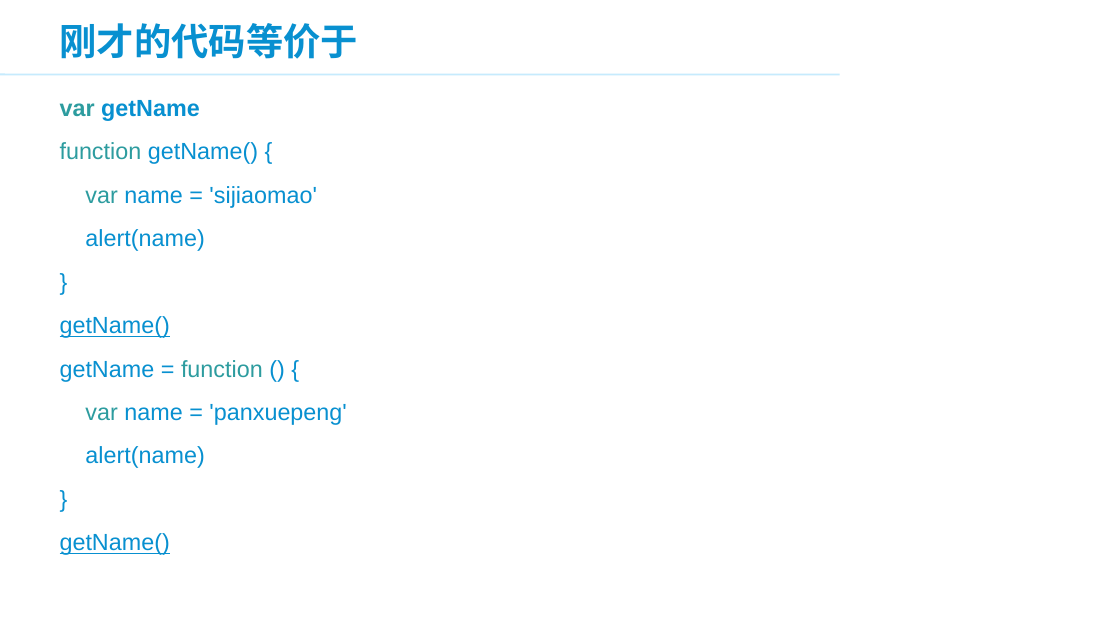
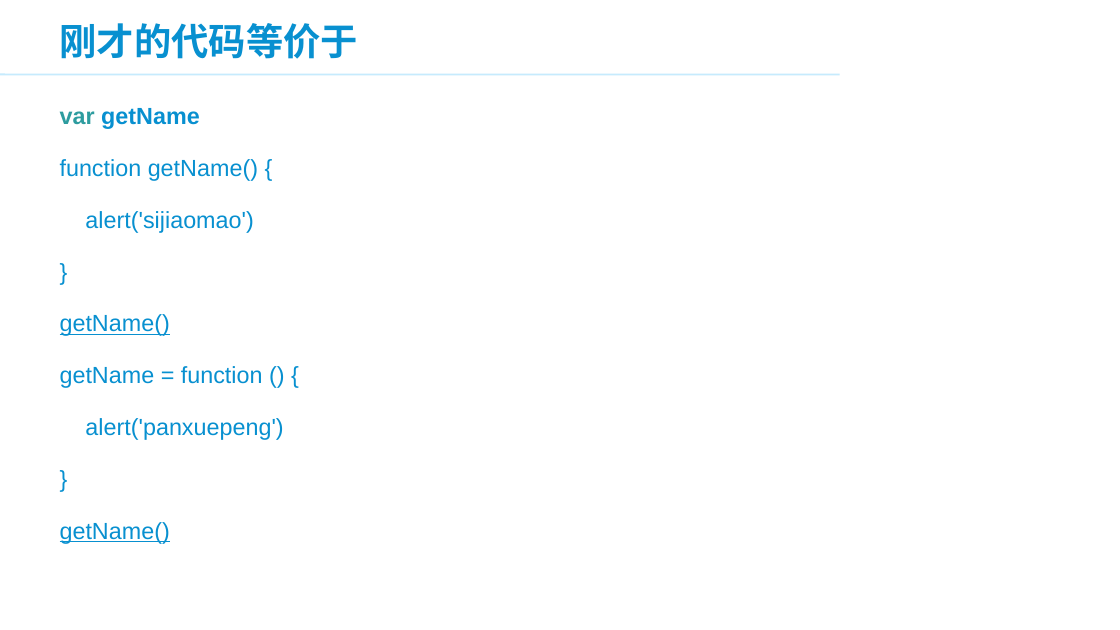
Before and after one commit to panxuepeng/javascript, a slide deck: slide 15 of ppt/3.JavaScript 高级部分.ppt (slide 16 before the commit). Drawn at 1120x630 pixels with LibreOffice and Linux fonts; fonts in the diff are those of the drawing; background and template pictures are left out. Boxes give left, top, right and bottom in pixels: in the first picture for what was removed or moved away, otherwise in the second. Text is boxed around its words. In the diff, an @@ line names an element or a change of style, - is before the commit and + after.

```diff
--- a/ppt/3.JavaScript 高级部分.ppt
+++ b/ppt/3.JavaScript 高级部分.ppt
@@ text at [60, 108, 263, 544]: text colour #2D9C9F to #0890D0 in "function", "function"; line spacing 0.8 to 1.1 @@
@@ text at [85, 211, 253, 233]: text changed @@
-var name = 'sijiaomao'
-alert(name)
+alert('sijiaomao')
@@ text at [85, 418, 283, 440]: text changed @@
-var name = 'panxuepeng'
-alert(name)
+alert('panxuepeng')
```
Also in this commit, not shown: 9 other slides changed, 1 slide removed, 16 other files.
